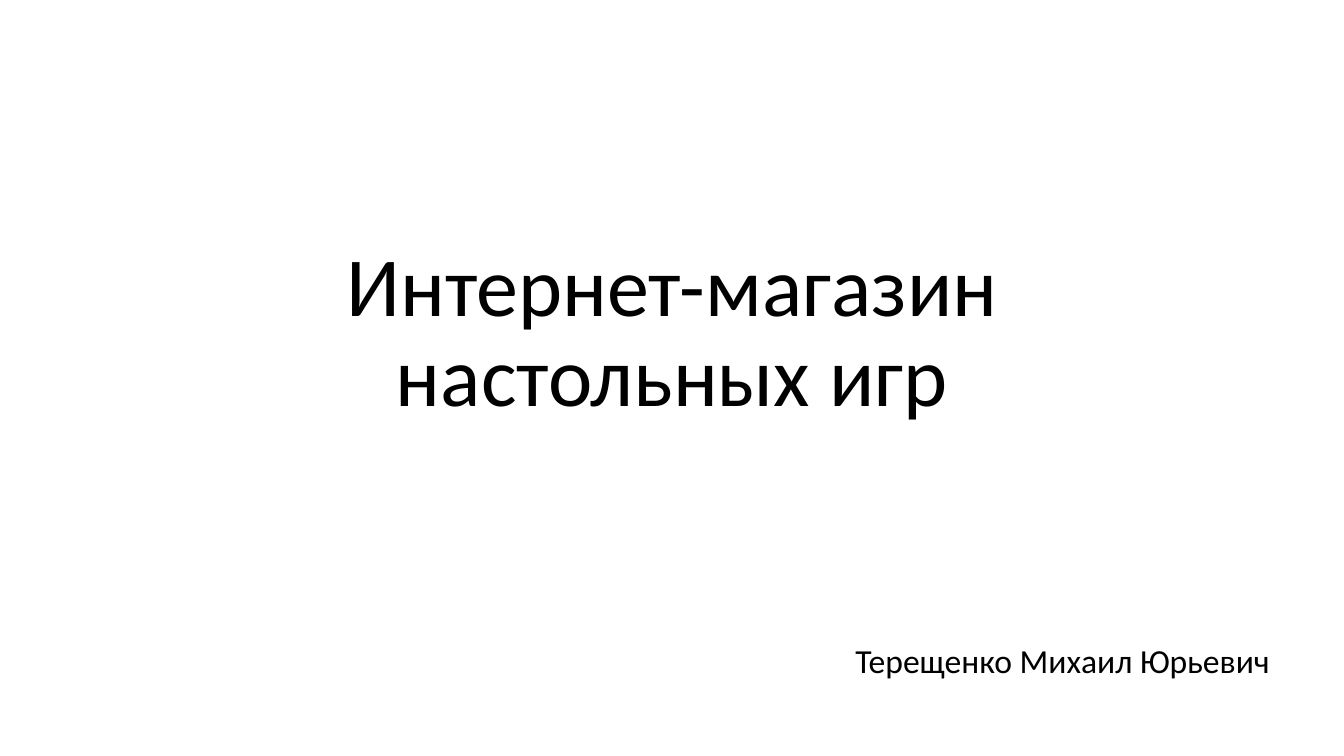
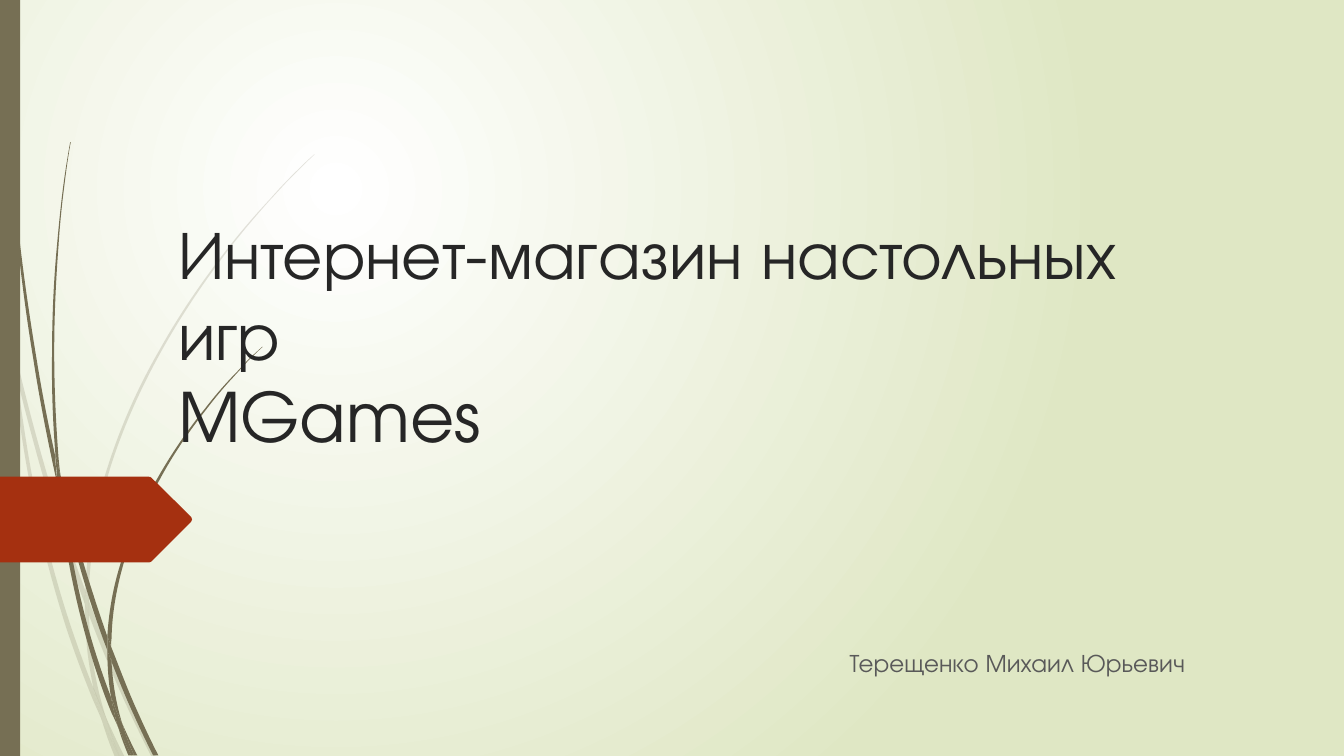
Before and after one commit to MishaTereshchenko/-WEB, a slide deck: slide 1 of Проект интернет-магазин.pptx. Drawn at 1344x756 pixels with LibreOffice and Linux fonts; fonts in the diff are those of the drawing. Boxes give left, top, right and bottom in pixels: in the first picture for what was removed or moved away, otherwise in the second. Text is boxed around its words. In the diff, an @@ line names an element or a change of style, - is before the commit and + after.

```diff
--- a/Проект интернет-магазин.pptx
+++ b/Проект интернет-магазин.pptx
@@ background #FFFFFF to gradient #FFFFFF to #DFE8C4 @@
@@ rectangle added at <box>0,0,20,756</box>, fill #766F54 @@
@@ title at <box>178,233,1117,448</box>: text changed; size 60 to 48.6 pt; font Calibri to TeX Gyre Adventor; text colour #000000 to #262626 @@
-Интернет-магазин настольных игр
+Интернет-магазин настольных игр
+MGames
@@ freeform shape added at <box>0,477,193,563</box>, fill #A53010 @@
@@ subtitle "Терещенко Михаил Юрьевич" at <box>850,654,1185,677</box>: size 24 to 18 pt, font Calibri to TeX Gyre Adventor, text colour #000000 to #595959; alignment centre to left; line spacing 0.8 to 1 @@
@@ group added at <box>0,154,315,756</box>: 10 freeform shapes @@
@@ group added at <box>3,0,262,756</box>: 12 freeform shapes @@
```
Also in this commit, not shown: 4 other slides changed, 4 slides added, 1 other file.
